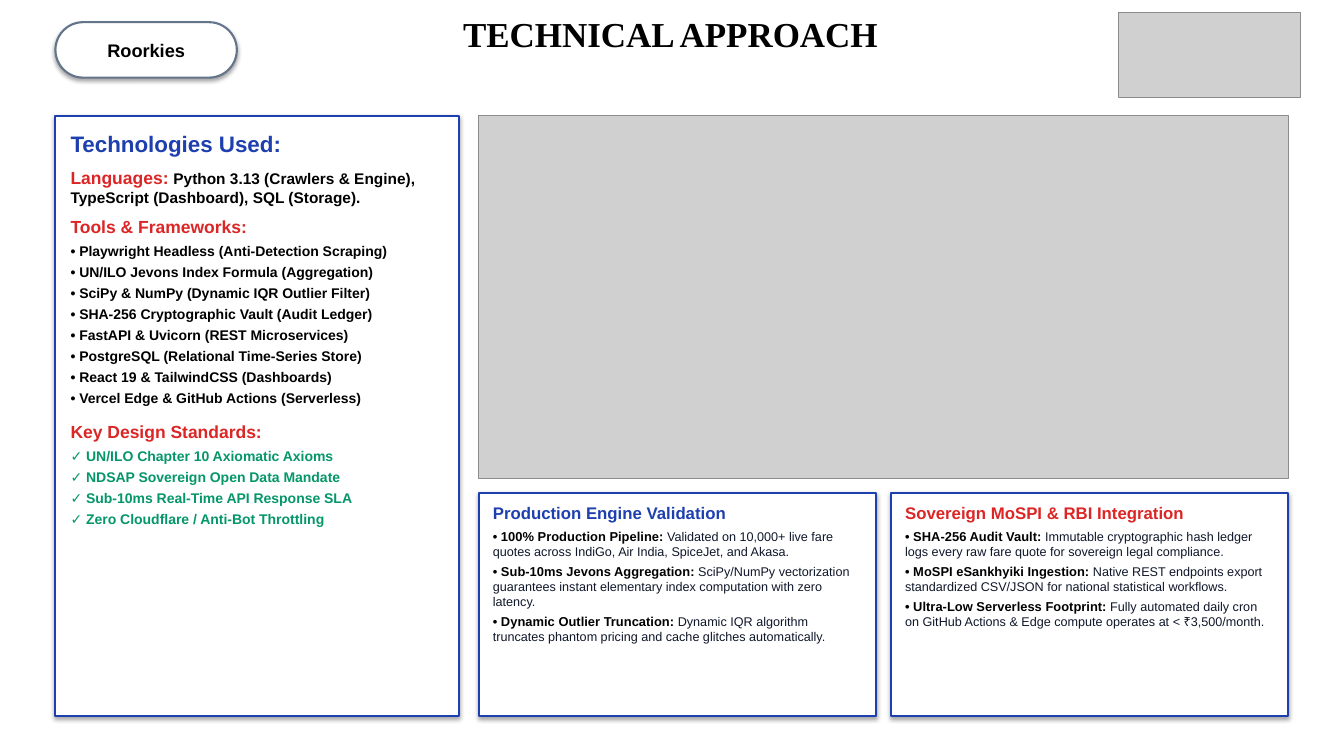
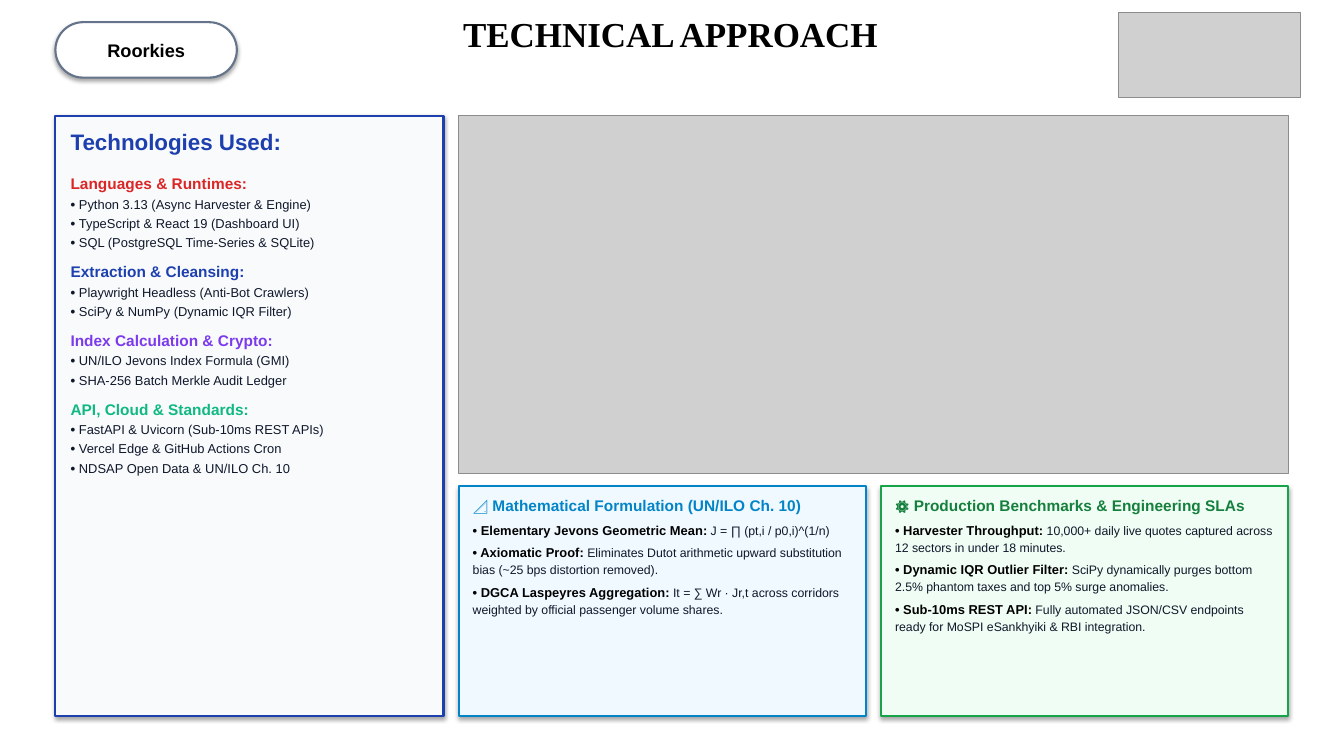
Before and after one commit to oshshivish-tech/sih26056_airfare_cpi, a slide deck: slide 3 of public/AirIntel_India_SIH26056_Presentation.pptx. Drawn at 1344x756 pixels with LibreOffice and Linux fonts; fonts in the diff are those of the drawing; grey boxes stand for pictures. Boxes give left, top, right and bottom in pixels: in the first picture for what was removed or moved away, otherwise in the second. Text is boxed around its words. In the diff, an @@ line names an element or a change of style, - is before the commit and + after.

Commit message:
feat(presentation): redesign Slide 3 with categorized tech stack, mathematical formulation, and engineering SLAs

```diff
--- a/public/AirIntel_India_SIH26056_Presentation.pptx
+++ b/public/AirIntel_India_SIH26056_Presentation.pptx
@@ rectangle: place and size @@
-rectangle at (55,116,459,716)
+rectangle at (55,116,444,716)
@@ rectangle at (55,116,444,716): fill #FFFFFF to #F8FAFC @@
@@ picture: place and size @@
-picture at (479,116,1289,479)
+picture at (459,116,1289,474)
@@ text at (71,133,281,155): more space between paragraphs @@
@@ text at (71,178,324,476): text changed; size 10 to 9.2 pt; text colour #000000 to #0F172A; bold off @@
-Languages: Python 3.13 (Crawlers & Engine), TypeScript (Dashboard), SQL (Storage).
-Tools & Frameworks:
-• Playwright Headless (Anti-Detection Scraping)
-• UN/ILO Jevons Index Formula (Aggregation)
-• SciPy & NumPy (Dynamic IQR Outlier Filter)
-• SHA-256 Cryptographic Vault (Audit Ledger)
-• FastAPI & Uvicorn (REST Microservices)
-• PostgreSQL (Relational Time-Series Store)
-• React 19 & TailwindCSS (Dashboards)
-• Vercel Edge & GitHub Actions (Serverless)
-Key Design Standards:
-✓ UN/ILO Chapter 10 Axiomatic Axioms
-✓ NDSAP Sovereign Open Data Mandate
-✓ Sub-10ms Real-Time API Response SLA
-✓ Zero Cloudflare / Anti-Bot Throttling
+Languages & Runtimes:
+• Python 3.13 (Async Harvester & Engine)
+• TypeScript & React 19 (Dashboard UI)
+• SQL (PostgreSQL Time-Series & SQLite)
+Extraction & Cleansing:
+• Playwright Headless (Anti-Bot Crawlers)
+• SciPy & NumPy (Dynamic IQR Filter)
+Index Calculation & Crypto:
+• UN/ILO Jevons Index Formula (GMI)
+• SHA-256 Batch Merkle Audit Ledger
+API, Cloud & Standards:
+• FastAPI & Uvicorn (Sub-10ms REST APIs)
+• Vercel Edge & GitHub Actions Cron
+• NDSAP Open Data & UN/ILO Ch. 10
@@ rectangle: place and size @@
-rectangle at (479,493,876,716)
+rectangle at (459,486,866,716)
@@ rectangle at (459,486,866,716): fill #FFFFFF to #F0F9FF; outline #1E40AF 1.5 pt to #0284C7 1.4 pt @@
@@ text at (473,500,842,617): text changed; size 9 to 8.8 pt @@
-Production Engine Validation
-• 100% Production Pipeline: Validated on 10,000+ live fare quotes across IndiGo, Air India, SpiceJet, and Akasa.
-• Sub-10ms Jevons Aggregation: SciPy/NumPy vectorization guarantees instant elementary index computation with zero latency.
-• Dynamic Outlier Truncation: Dynamic IQR algorithm truncates phantom pricing and cache glitches automatically.
+📐 Mathematical Formulation (UN/ILO Ch. 10)
+• Elementary Jevons Geometric Mean: J = ∏ (pt,i / p0,i)^(1/n)
+• Axiomatic Proof: Eliminates Dutot arithmetic upward substitution bias (~25 bps distortion removed).
+• DGCA Laspeyres Aggregation: It = ∑ Wr · Jr,t across corridors weighted by official passenger volume shares.
@@ rectangle: place and size @@
-rectangle at (891,493,1289,716)
+rectangle at (881,486,1289,716)
@@ rectangle at (881,486,1289,716): fill #FFFFFF to #F0FDF4; outline #1E40AF 1.5 pt to #16A34A 1.4 pt @@
@@ text at (895,500,1272,634): text changed; size 9 to 8.8 pt @@
-Sovereign MoSPI & RBI Integration
-• SHA-256 Audit Vault: Immutable cryptographic hash ledger logs every raw fare quote for sovereign legal compliance.
-• MoSPI eSankhyiki Ingestion: Native REST endpoints export standardized CSV/JSON for national statistical workflows.
-• Ultra-Low Serverless Footprint: Fully automated daily cron on GitHub Actions & Edge compute operates at < ₹3,500/month.
+⚙️ Production Benchmarks & Engineering SLAs
+• Harvester Throughput: 10,000+ daily live quotes captured across 12 sectors in under 18 minutes.
+• Dynamic IQR Outlier Filter: SciPy dynamically purges bottom 2.5% phantom taxes and top 5% surge anomalies.
+• Sub-10ms REST API: Fully automated JSON/CSV endpoints ready for MoSPI eSankhyiki & RBI integration.
```
Also in this commit, not shown: 4 other files.
